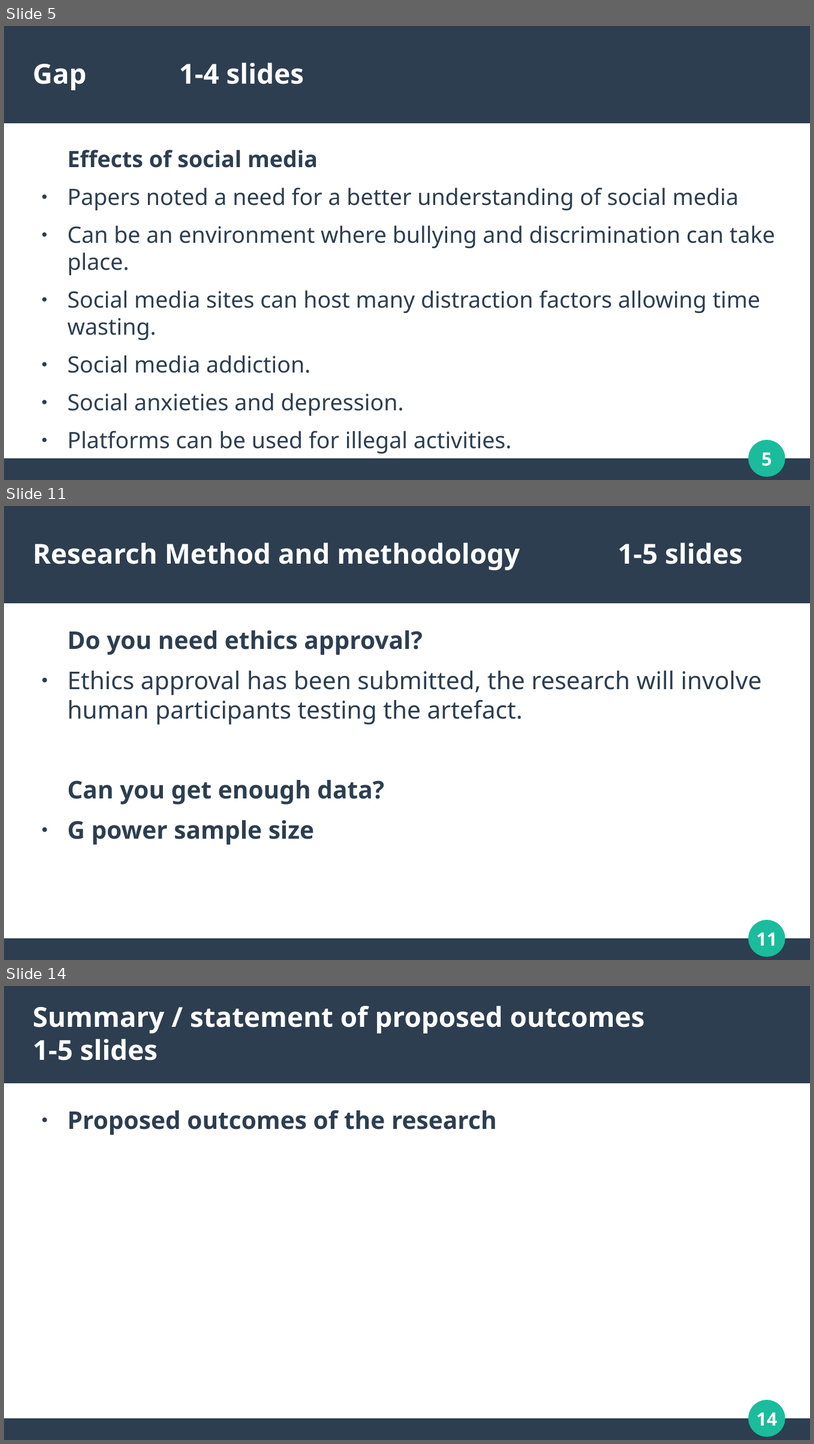
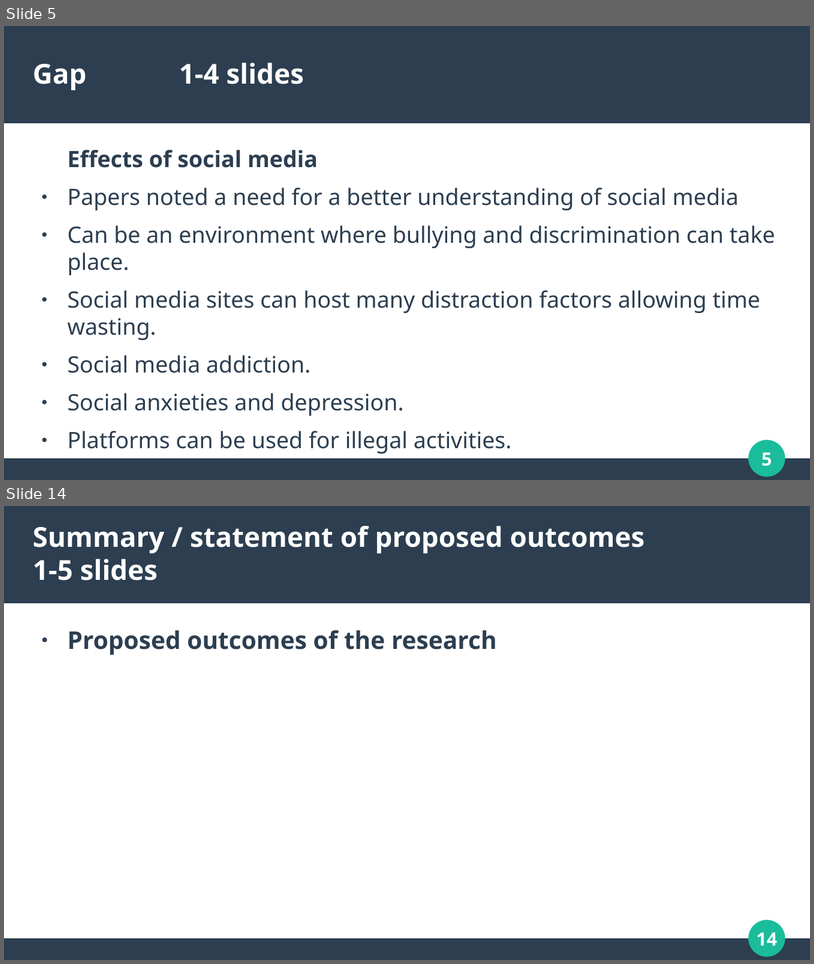
Before and after one commit to dannydaley/myUniSocial, a slide deck: Documentation/COMP320 PRESENTATION.odp. Shown one above the other, each under a label of ours: slides 5, 11 and 14 before the commit, slides 5 and 14 after it; the slides between them are not shown. The pictures are 814x1444 and 814x964 pixels, drawn with LibreOffice and Linux fonts; fonts in the diff are those of the drawing. Boxes give left, top, right and bottom in pixels: in the first picture for what was removed or moved away, otherwise in the second. Text is boxed around its words. In the diff, an @@ line names an element or a change of style, - is before the commit and + after.

```diff
--- a/Documentation/COMP320 PRESENTATION.odp
+++ b/Documentation/COMP320 PRESENTATION.odp
@@ slide 11 removed at [4,506,810,960], background #FFFFFF; not listed: 4 template elements that a slide beside it also shows @@
@@ title removed at [33,543,743,570] @@
-Research Method and methodology 1-5 slides
@@ text removed at [68,630,762,844] @@
-Do you need ethics approval?
-● Ethics approval has been submitted, the research will involve human participants testing the artefact.
-Can you get enough data?
-● G power sample size
```
Also in this commit, not shown: 9 slides changed, 1 slide added, 1 other file.
